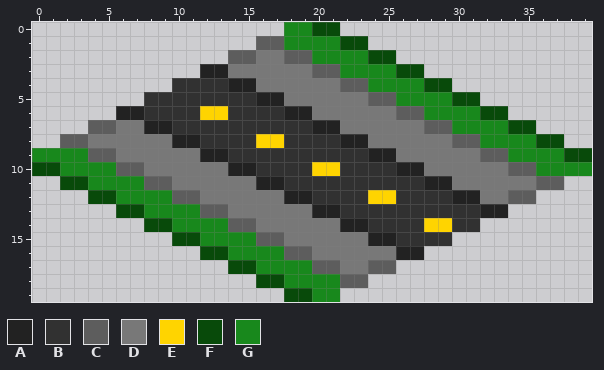
Two versions of one pixel-art sprite, road0.png. The picture above was drawn from the file before the commit.
The file is 40x20 pixels.
Palette (. is transparent): A #222222  B #313131  C #5d5d5d  D #787878  E #ffd400  F #084a0a  G #18881c
Pixels before, first column x 0:
 0 ..................GGFF..................
 1 ................CCGGGGFF................
 2 ..............CCDDCCGGGGFF..............
 3 ............AADDDDDDCCGGGGFF............
 4 ..........BBBBAADDDDDDCCGGGGFF..........
 5 ........BBBBBBBBAADDDDDDCCGGGGFF........
 6 ......AABBBBEEBBBBAADDDDDDCCGGGGFF......
 7 ....CCDDAABBBBBBBBBBAADDDDDDCCGGGGFF....
 8 ..CCDDDDDDAABBBBEEBBBBAADDDDDDCCGGGGFF..
 9 GGGGCCDDDDDDAABBBBBBBBBBAADDDDDDCCGGGGFF
10 FFGGGGCCDDDDDDAABBBBEEBBBBAADDDDDDCCGGGG
11 ..FFGGGGCCDDDDDDAABBBBBBBBBBAADDDDDDCC..
12 ....FFGGGGCCDDDDDDAABBBBEEBBBBAADDCC....
13 ......FFGGGGCCDDDDDDAABBBBBBBBBBAA......
14 ........FFGGGGCCDDDDDDAABBBBEEBB........
15 ..........FFGGGGCCDDDDDDAABBBB..........
16 ............FFGGGGCCDDDDDDAA............
17 ..............FFGGGGCCDDCC..............
18 ................FFGGGGCC................
19 ..................FFGG..................
Now the later version:
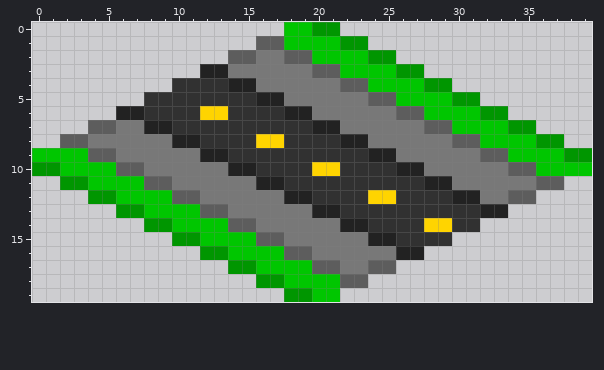
Diff:
Colour F changes from #084a0a to #009600.
Colour G changes from #18881c to #00c600.
